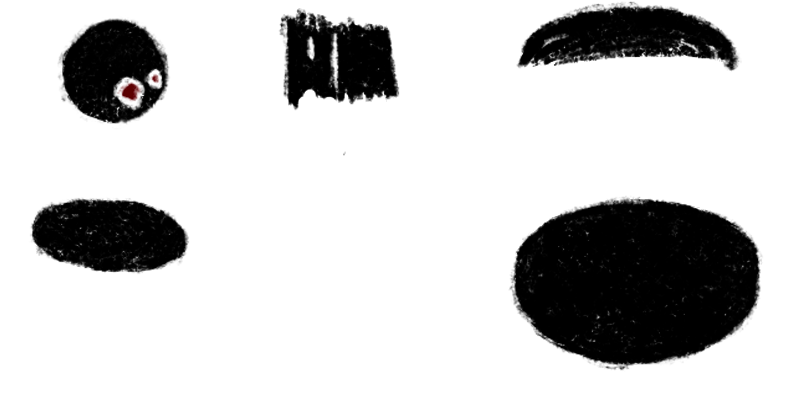
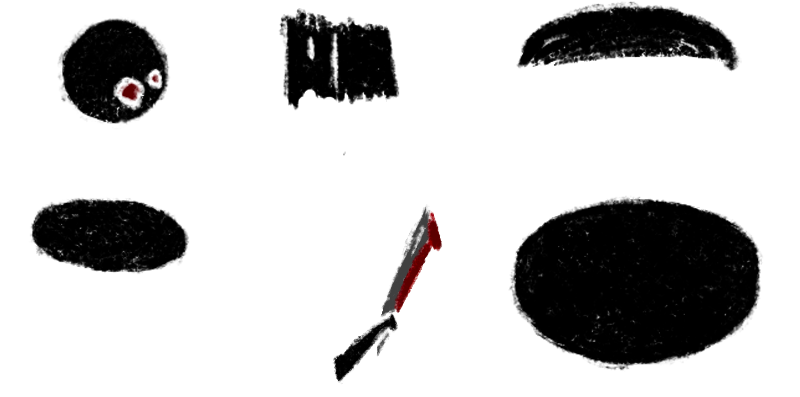
Layers edited between the first and the second (800, 397) image:
added layer "Layer 11 Kopie" above "Layer 11" over (332, 204, 443, 385)
added layer "Layer 11" above "Layer 12 Kopie 2" over (332, 204, 443, 385)
